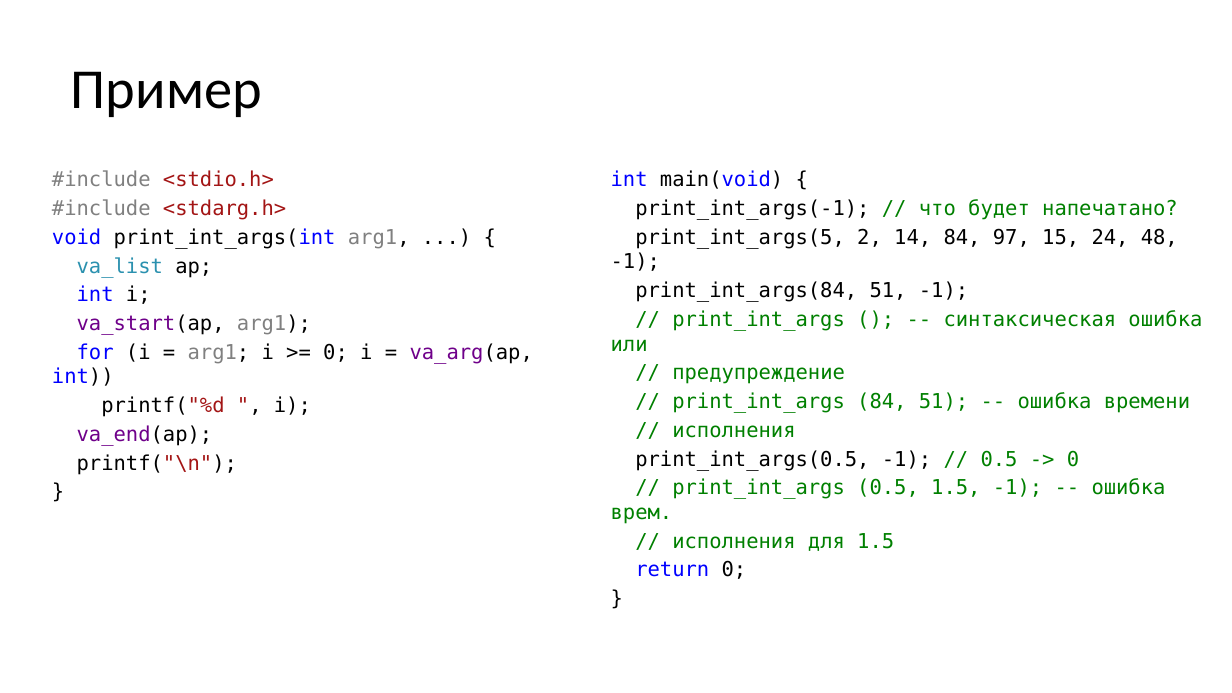
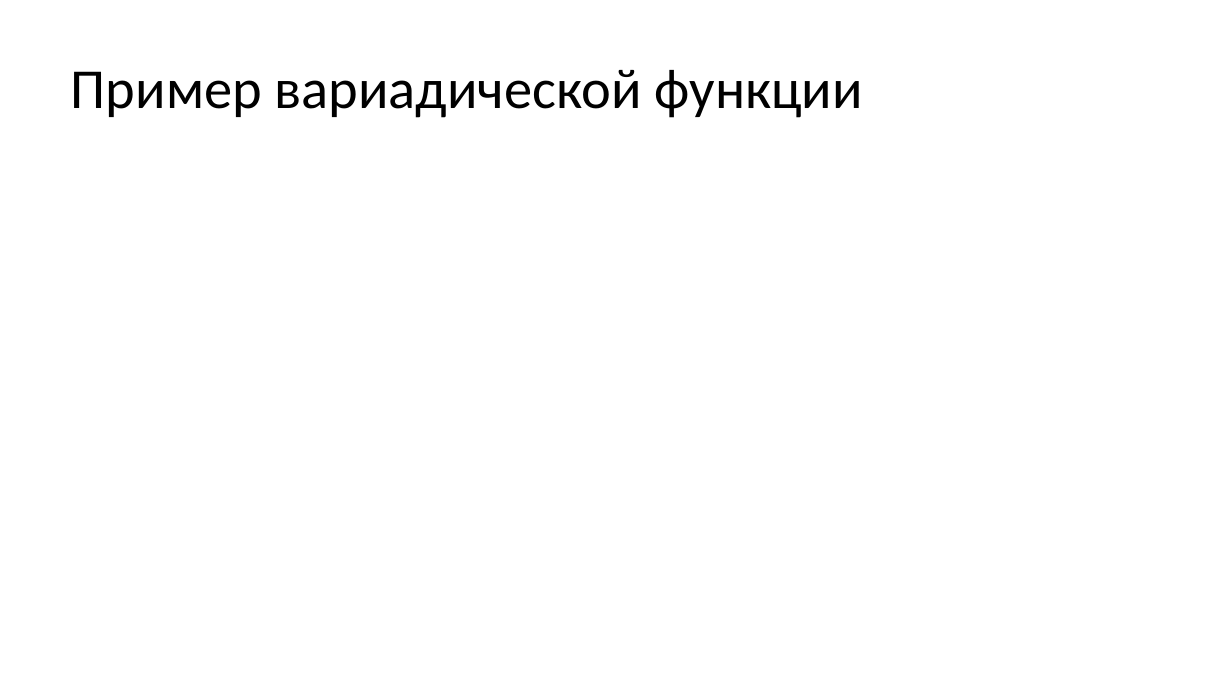
Before and after one commit to Evgueni-Petrov-aka-espetrov/Algorithms-and-Programming-in-C-pptx, a slide deck: slide 88 of 05 Функции.pptx (slide 21 before the commit). Drawn at 1232x693 pixels with LibreOffice and Linux fonts; fonts in the diff are those of the drawing. Boxes give left, top, right and bottom in pixels: in the first picture for what was removed or moved away, otherwise in the second. Text is boxed around its words. In the diff, an @@ line names an element or a change of style, - is before the commit and + after.

```diff
--- a/05 Функции.pptx
+++ b/05 Функции.pptx
@@ title at (71,70,863,118): text changed @@
-Пример
+Пример вариадической функции
@@ text removed at (52,170,533,475) @@
-#include <stdio.h>
-#include <stdarg.h>
-void print_int_args(int arg1, ...) {
-va_list ap;
-int i;
-va_start(ap, arg1);
-for (i = arg1; i >= 0; i = va_arg(ap, int))
-printf("%d ", i);
-va_end(ap);
-printf("\n");
-}
@@ text removed at (611,170,1202,579) @@
-int main(void) {
-print_int_args(-1); // что будет напечатано?
-print_int_args(5, 2, 14, 84, 97, 15, 24, 48, -1);
-print_int_args(84, 51, -1);
-// print_int_args (); -- синтаксическая ошибка или
-// предупреждение
-// print_int_args (84, 51); -- ошибка времени
-// исполнения
-print_int_args(0.5, -1); // 0.5 -> 0
-// print_int_args (0.5, 1.5, -1); -- ошибка врем.
-// исполнения для 1.5
-return 0;
-}
```
Also in this commit, not shown: 17 other slides changed, 81 slides added, 2 slides removed.
